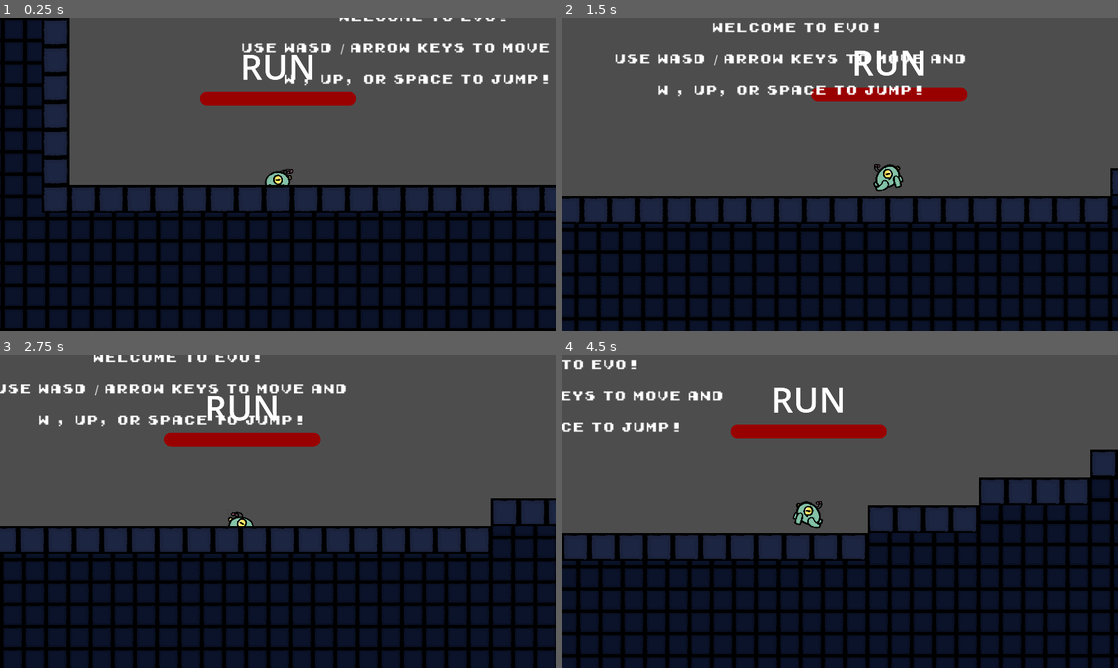
Above: before the commit, frames 1-4 (two rows, left to right).
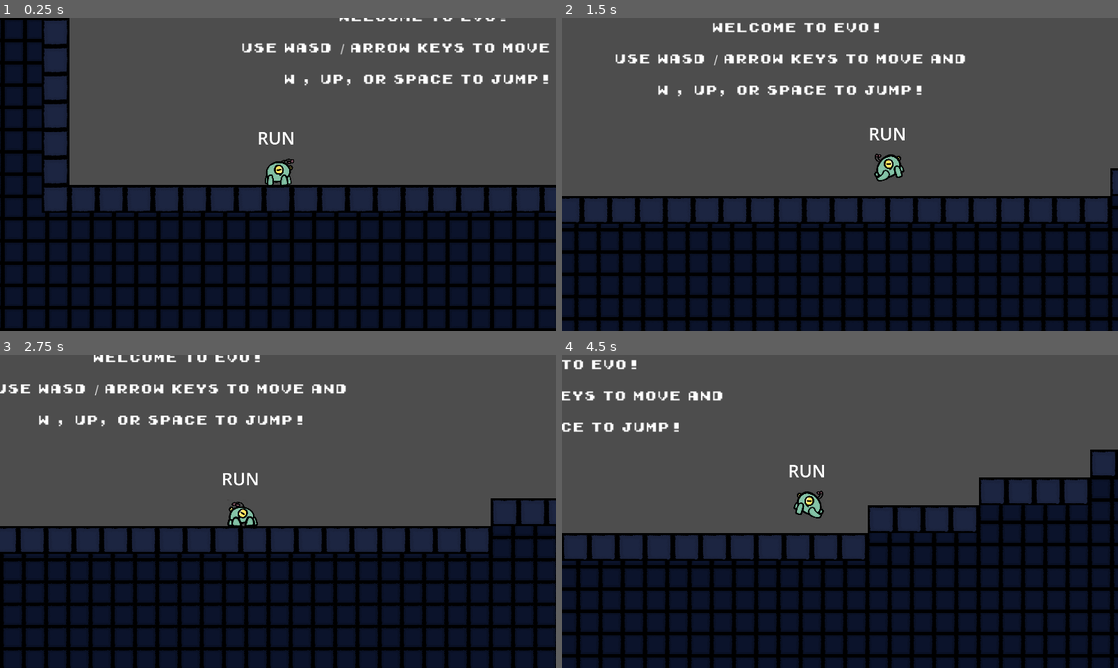
Above: after the commit, the same moments.

Repository: alexeiMikhail/evo
Game: Godot game, scene res://level_1.tscn
Same seed, same stepped clock (60 frames per second), same inputs: the game is played once before the commit and once after it.
Inputs:
- Up to frame 1 (0.25 s): no input
- Up to frame 2 (1.5 s): tap Space at 0.5, 1.25 s; hold Right (move_right) from 0.53 s (still down); tap Shift (dash) at 0.6, 1.35 s; tap Up (jump) at 0.77 s
- Up to frame 3 (2.75 s): tap Up (jump) at 1.52 s; tap Space at 2 s; release Right (move_right) at 2.03 s; hold Left (move_left) from 2.03 s (still down); tap Shift (dash) at 2.1 s
- Up to frame 4 (4.5 s): tap Space at 2.75, 3.5, 4.25 s; release Left (move_left) at 2.78 s; hold Right (move_right) 2.78-4.28 s; tap Shift (dash) at 2.85, 3.6, 4.35 s; tap Up (jump) at 3.02, 3.77 s; hold Left (move_left) from 4.28 s (still down)

The runs differ from the first frame. In frame 1, 2.1% of the frame differs, in the area x 35-65%, y 11-54%; in frame 2, 2.1%; in frame 3, 2.1%; in frame 4, 2.3%, in the area x 30-59%, y 10-56%.

Commit message:
Alien tweaks

Diff:
--- a/alien.gd
+++ b/alien.gd
@@ -68,7 +68,7 @@
 
 
 func change_state(looping: bool = false):
-
+	position.y = 0
 	# Resets rotation to 0 when beginning run. Avoids running rotated
 	if state == States.SWIM:
 		self.rotation = 0
--- a/alien.tscn
+++ b/alien.tscn
@@ -199,11 +199,11 @@
 
 [node name="AnimatedSprite2D" type="AnimatedSprite2D" parent="."]
 unique_name_in_owner = true
-position = Vector2(-5, 27.5)
+position = Vector2(0, -30)
 scale = Vector2(0.75, 0.75)
 sprite_frames = SubResource("SpriteFrames_hw111")
-animation = &"fly"
-frame_progress = 0.591916
+animation = &"run"
+frame_progress = 0.520819
 
 [node name="CollisionShape2D" type="CollisionShape2D" parent="."]
 position = Vector2(0, 1.52588e-05)
@@ -211,6 +211,7 @@
 
 [node name="ProgressBar" type="ProgressBar" parent="."]
 unique_name_in_owner = true
+visible = false
 custom_minimum_size = Vector2(900, 80)
 anchors_preset = 8
 anchor_left = 0.5
@@ -230,11 +231,11 @@
 
 [node name="Label" type="Label" parent="."]
 unique_name_in_owner = true
-offset_left = -450.0
-offset_top = -760.0
-offset_right = 450.0
-offset_bottom = -510.0
-theme_override_font_sizes/font_size = 200
+offset_left = -460.0
+offset_top = -280.0
+offset_right = 440.0
+offset_bottom = -7.0
+theme_override_font_sizes/font_size = 100
 text = "text"
 horizontal_alignment = 1
 
--- a/scene_controller.tscn
+++ b/scene_controller.tscn
@@ -1,4 +1,3 @@
-
 [gd_scene load_steps=8 format=3 uid="uid://bkviwcapqc7hs"]
 
 [ext_resource type="Script" path="res://scene_controller.gd" id="1_aygul"]
@@ -76,7 +75,7 @@
 
 [node name="AudioStreamPlayer" type="AudioStreamPlayer" parent="."]
 stream = ExtResource("3_nt1rh")
-volume_db = -20.0
+volume_db = -25.0
 autoplay = true
 parameters/looping = true
 
